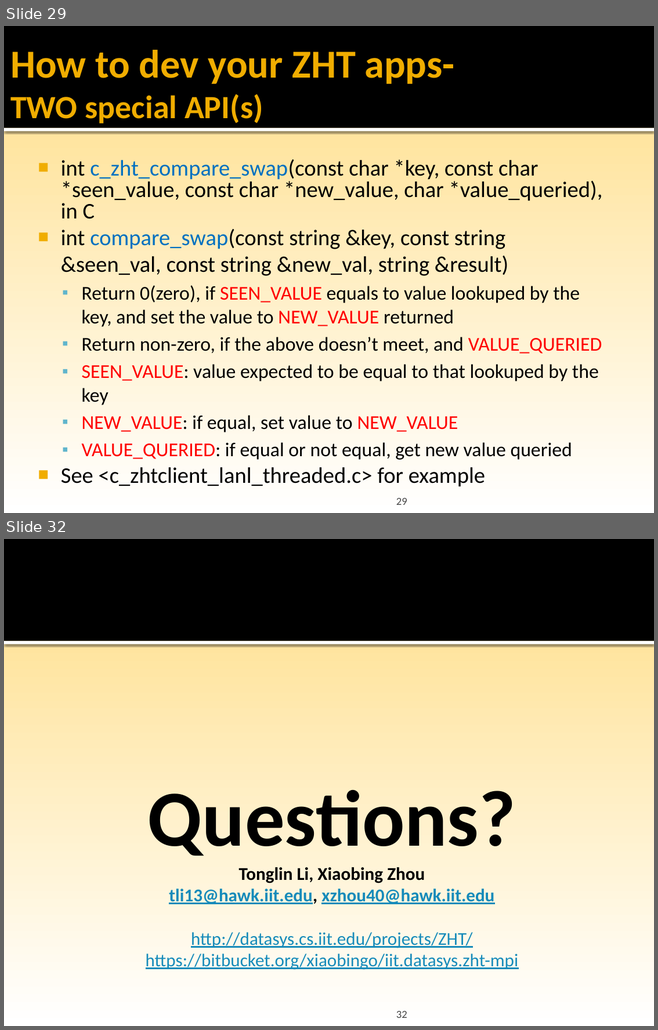
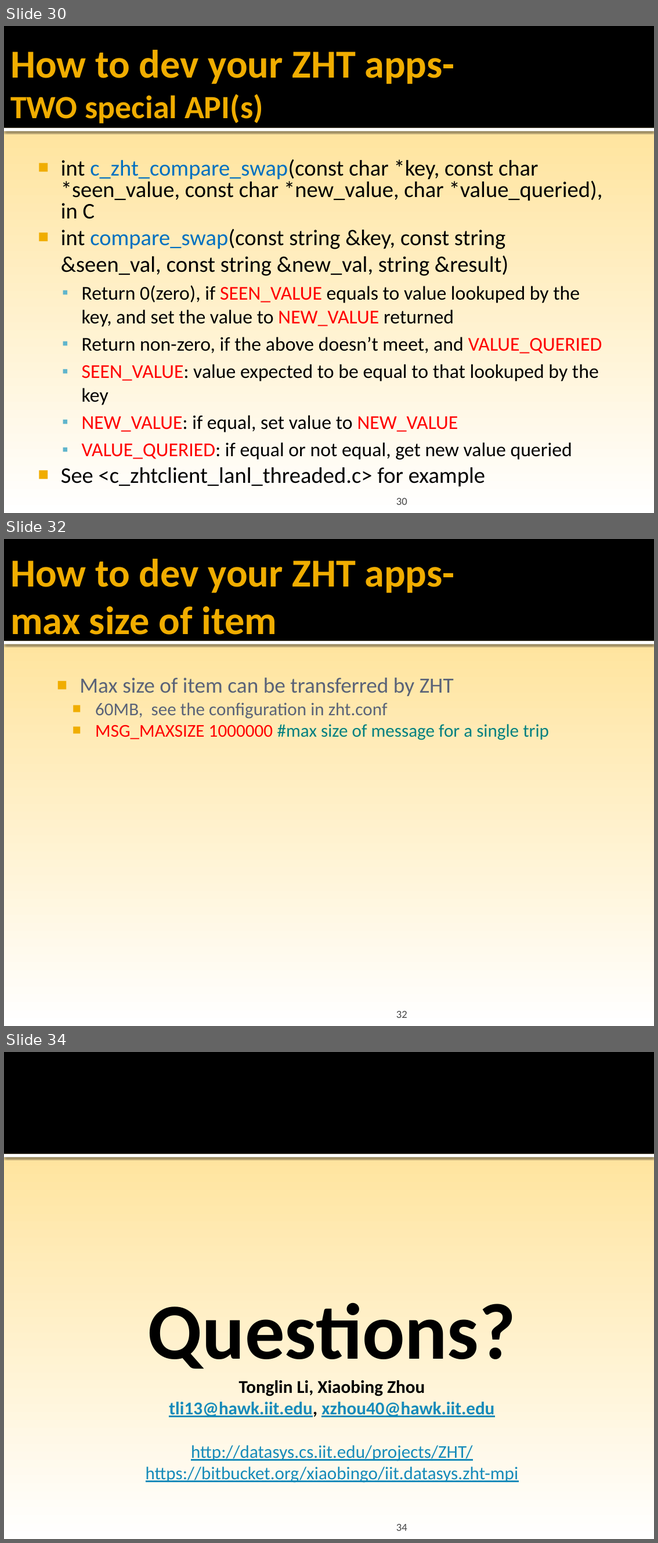
Before and after one commit to datasys/zht, a slide deck: doc/ZHT-dev-tutorial-CS554@cs.iit.pptx. Shown one above the other, each under a label of ours: slides 29 and 32 before the commit, slides 30, 32 and 34 after it; the slides between them are not shown. The pictures are 658x1030 and 658x1543 pixels, drawn with LibreOffice and Linux fonts; fonts in the diff are those of the drawing; background and template pictures are left out. Boxes give left, top, right and bottom in pixels: in the first picture for what was removed or moved away, otherwise in the second. Text is boxed around its words. In the diff, an @@ line names an element or a change of style, - is before the commit and + after.

```diff
--- a/doc/ZHT-dev-tutorial-CS554@cs.iit.pptx
+++ b/doc/ZHT-dev-tutorial-CS554@cs.iit.pptx
@@ slide 32 added at box(4, 539, 654, 1026), background gradient #FFC000 to #FFE193 to #FFFFFF; not listed: 2 template elements that a slide beside it also shows @@
@@ title added at box(10, 559, 455, 643), 44 pt, text #F0AD00, bold @@
+How to dev your ZHT apps-
+max size of item
@@ text added at box(79, 678, 549, 740), 20 pt, text #5A6378 @@
+    ■ Max size of item can be transferred by ZHT
+      ■ 60MB, see the configuration in zht.conf
+      ■ MSG_MAXSIZE 1000000 #max size of message for a single trip
@@ page number added at box(396, 1011, 407, 1018), 12 pt, text #454545 @@
+32
@@ what was slide 29 is now slide 30 @@
@@ page number at box(396, 498, 407, 505): text changed @@
-29
+30
@@ what was slide 32 is now slide 34 @@
@@ page number at box(396, 1524, 407, 1531): text changed @@
-32
+34
```
Also in this commit, not shown: 4 slides changed, 1 other slide added, 11 other files.
